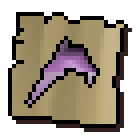
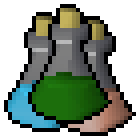
Layers edited between the first and the second 140x140 image:
hid "Layer 3" over [12, 36, 20, 40]
added layer "Layer 57" above "Layer 56" over [28, 4, 112, 124]
added layer "Layer 56" above "Layer 55" over [4, 12, 88, 132]
added layer "Layer 55" above "Layer 54" over [52, 16, 136, 136]
hid "Layer 26" over [8, 12, 132, 132]
